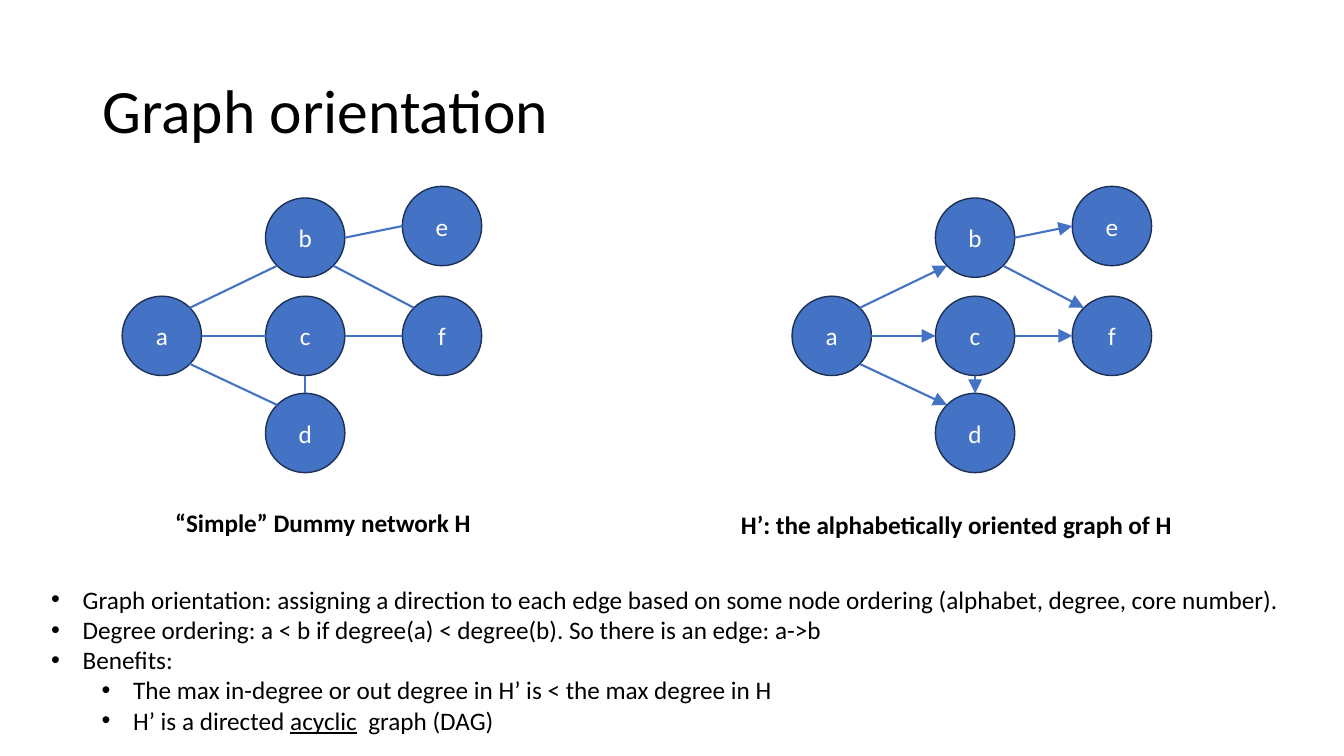
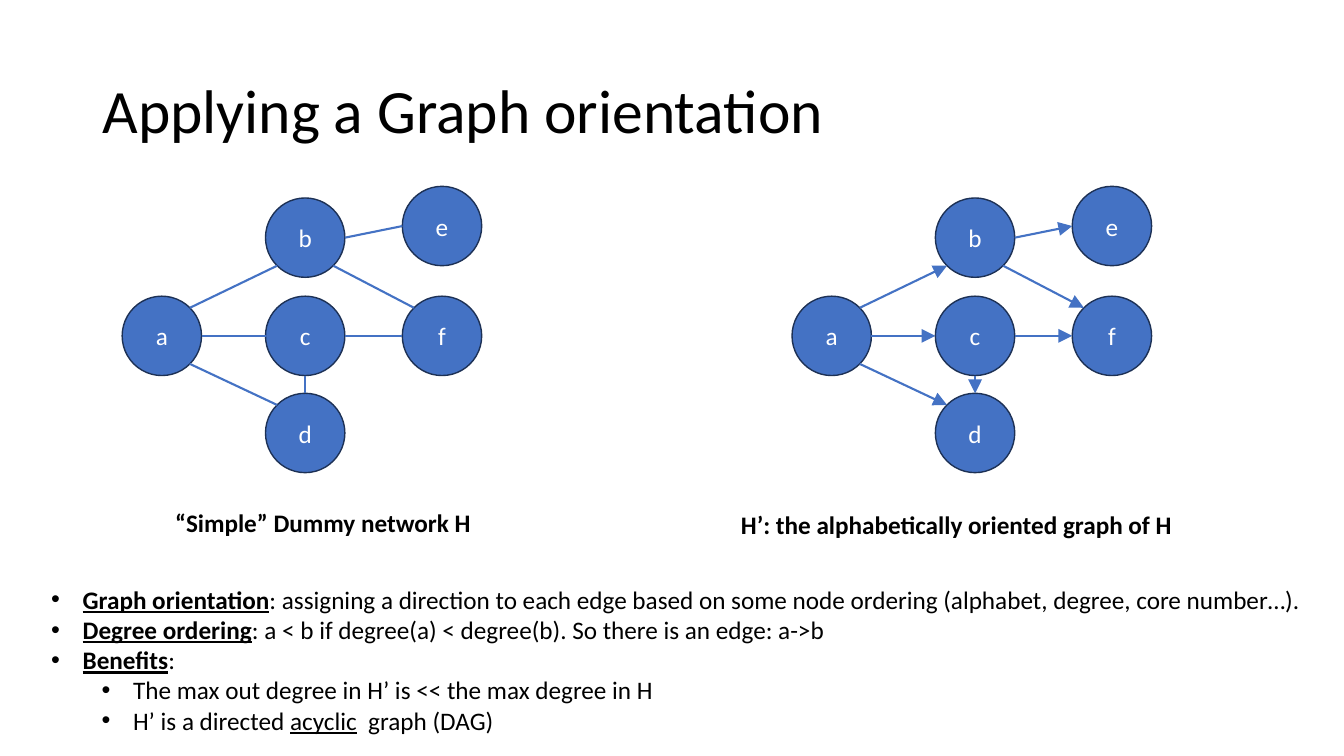
Before and after one commit to samwindels/gradco, a slide deck: slide 23 of presentation.pptx (slide 26 before the commit). Drawn at 1344x756 pixels with LibreOffice and Linux fonts; fonts in the diff are those of the drawing. Boxes give left, top, right and bottom in pixels: in the first picture for what was removed or moved away, otherwise in the second. Text is boxed around its words. In the diff, an @@ line names an element or a change of style, - is before the commit and + after.

```diff
--- a/presentation.pptx
+++ b/presentation.pptx
@@ title at (102,90,823,144): text changed @@
-Graph orientation
+Applying a Graph orientation
@@ text at (83,590,1299,614): text changed @@
-• Graph orientation: assigning a direction to each edge based on some node ordering (alphabet, degree, core number).
+• Graph orientation: assigning a direction to each edge based on some node ordering (alphabet, degree, core number…).
@@ text at (83,620,824,674): bold on, underline on in "Degree ordering:", "Benefits:" @@
@@ text at (133,681,653,704): text changed @@
-  • The max in-degree or out degree in H’ is < the max degree in H
+  • The max out degree in H’ is << the max degree in H
```
Also in this commit, not shown: 23 other slides changed, 2 slides added.
